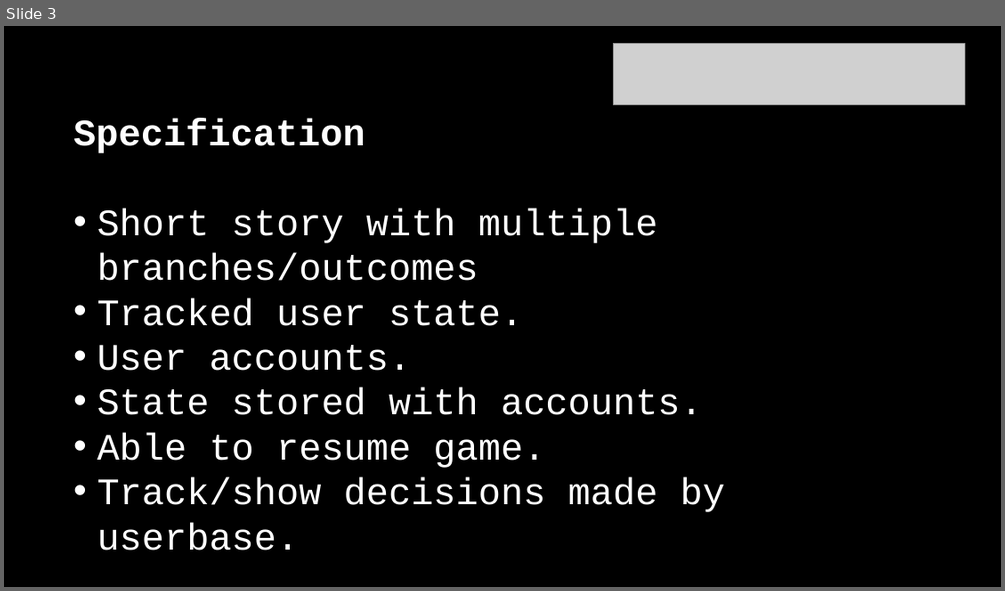
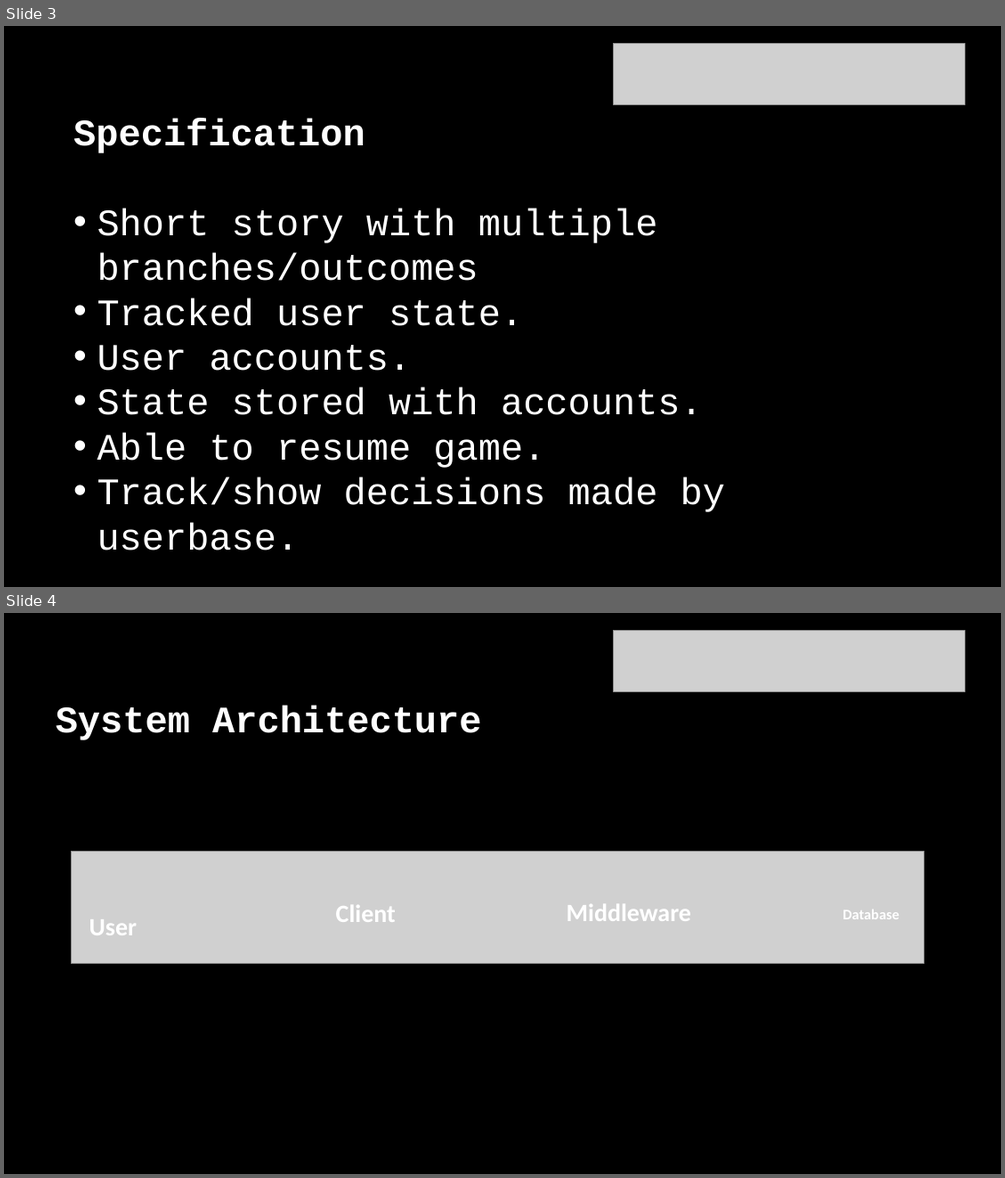
Before and after one commit to christophermcfadyen/glasgowrpg, a slide deck: chris pres.pptx. Shown one above the other, each under a label of ours: slide 3 before the commit, slides 3 and 4 after it. The pictures are 1005x591 and 1005x1178 pixels, drawn with LibreOffice and Linux fonts; fonts in the diff are those of the drawing; grey boxes stand for pictures. Boxes give left, top, right and bottom in pixels: in the first picture for what was removed or moved away, otherwise in the second. Text is boxed around its words. In the diff, an @@ line names an element or a change of style, - is before the commit and + after.

```diff
--- a/chris pres.pptx
+++ b/chris pres.pptx
@@ slide 4 added at <box>4,613,1001,1174</box>, background #000000 @@
@@ picture added at <box>614,630,964,691</box> @@
@@ text added at <box>56,705,481,740</box>, 36 pt, text #FFFFFF, bold @@
+System Architecture
@@ picture added at <box>72,851,923,963</box> @@
@@ text added at <box>336,905,396,922</box>, 24 pt, text #FFFFFF, bold @@
+Client
@@ text added at <box>566,904,691,921</box>, 24 pt, text #FFFFFF, bold @@
+Middleware
@@ text added at <box>89,919,137,935</box>, 24 pt, text #FFFFFF, bold @@
+User
@@ text added at <box>842,909,898,919</box>, 14 pt, text #FFFFFF, bold @@
+Database
```
Also in this commit, not shown: 2 slides changed.
